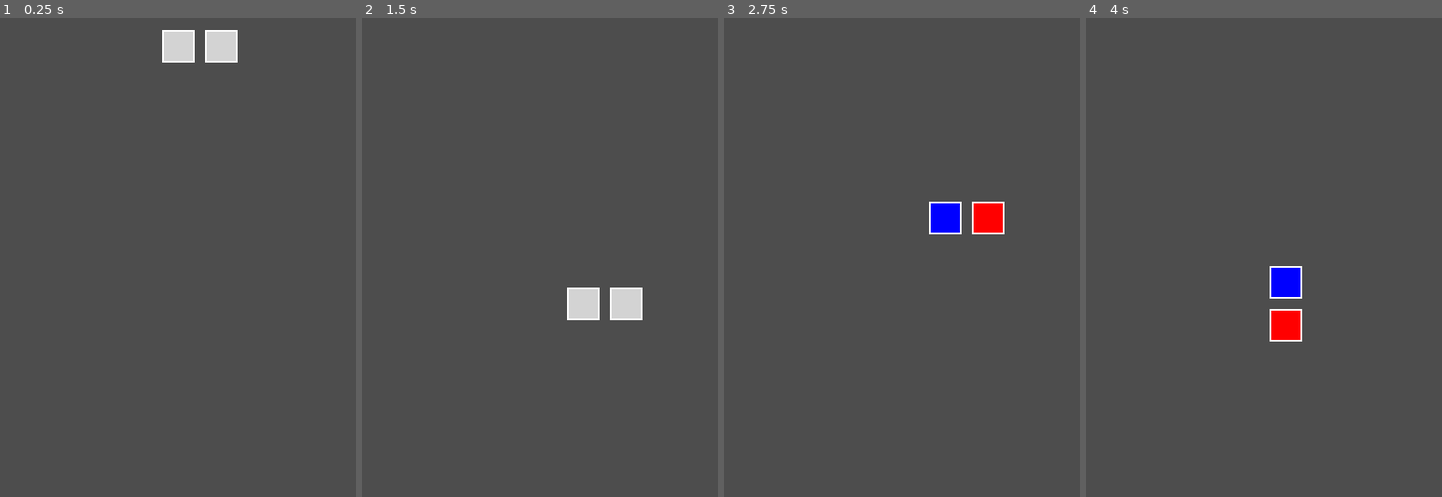
Above: before the commit, frames 1-4 (left to right).
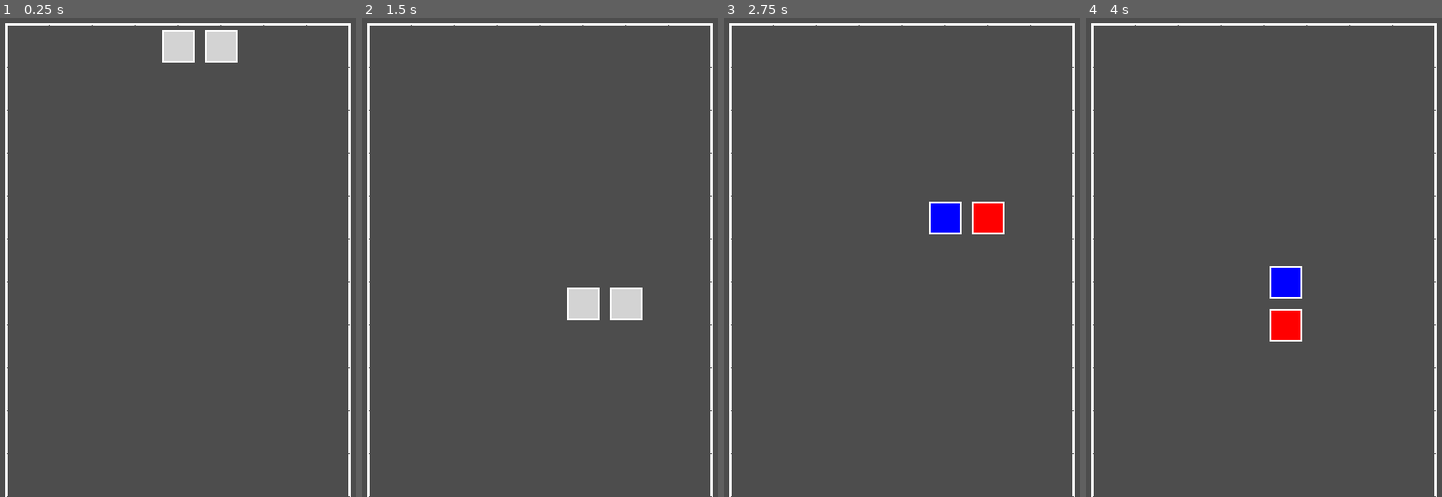
Above: after the commit, the same moments.

Repository: hmisee/runefall
Game: Godot game, scene res://scenes/main.tscn
Two runs of this game, one before a commit and one after it. Both use one fixed random seed, a clock stepped at 60 frames per second and the inputs below.
Inputs:
- Up to frame 1 (0.25 s): no input
- Up to frame 2 (1.5 s): tap Enter at 0.5 s; hold Right (ui_right) 0.53-1.28 s; hold Down (ui_down) from 1.28 s (still down)
- Up to frame 3 (2.75 s): release Down (ui_down) at 2.03 s; hold Right (ui_right) from 2.03 s (still down)
- Up to frame 4 (4 s): release Right (ui_right) at 2.78 s; hold Up (ui_up) 2.78-3.53 s; tap Space at 3.5 s; hold Left (ui_left) from 3.53 s (still down)

The runs differ from the first frame. In frame 1, 1.9% of the frame differs, in the area x 1-99%, y 1-100%; in frame 2, 1.9%; in frame 3, 1.9%; in frame 4, 1.9%.

Commit message:
Fix: Array bounds crash and add visual boundaries

Diff:
--- a/scripts/game_board.gd
+++ b/scripts/game_board.gd
@@ -14,8 +14,29 @@
 
 func _ready():
 	initialize_grid()
+	draw_boundaries()
 	spawn_elements()
 	spawn_new_pair()
+
+func draw_boundaries():
+	queue_redraw()
+
+func _draw():
+	# Draw grid boundaries
+	var border_color = Color.WHITE
+	var grid_rect = Rect2(0, 0, GRID_WIDTH * CELL_SIZE, GRID_HEIGHT * CELL_SIZE)
+	draw_rect(grid_rect, border_color, false, 3)
+
+	# Draw grid lines
+	for x in range(1, GRID_WIDTH):
+		var line_start = Vector2(x * CELL_SIZE, 0)
+		var line_end = Vector2(x * CELL_SIZE, GRID_HEIGHT * CELL_SIZE)
+		draw_line(line_start, line_end, Color(0.3, 0.3, 0.3), 1)
+
+	for y in range(1, GRID_HEIGHT):
+		var line_start = Vector2(0, y * CELL_SIZE)
+		var line_end = Vector2(GRID_WIDTH * CELL_SIZE, y * CELL_SIZE)
+		draw_line(line_start, line_end, Color(0.3, 0.3, 0.3), 1)
 
 func initialize_grid():
 	grid.resize(GRID_HEIGHT)
@@ -75,7 +96,12 @@
 
 func move_pair_horizontal(direction: int):
 	var new_x = current_pair.grid_x + direction
-	if new_x >= 0 and new_x < GRID_WIDTH:
+	# Check bounds considering horizontal orientation
+	var max_x = GRID_WIDTH - 1
+	if current_pair.is_horizontal:
+		max_x = GRID_WIDTH - 2  # Need space for second rune
+
+	if new_x >= 0 and new_x <= max_x:
 		if can_place_pair(new_x, current_pair.grid_y):
 			current_pair.grid_x = new_x
 			current_pair.position = grid_to_world(new_x, current_pair.grid_y)
@@ -94,7 +120,11 @@
 
 	var positions = get_pair_positions(x, y)
 	for pos in positions:
-		if pos.y >= GRID_HEIGHT or grid[pos.y][pos.x] != null:
+		# Check bounds
+		if pos.x < 0 or pos.x >= GRID_WIDTH or pos.y < 0 or pos.y >= GRID_HEIGHT:
+			return false
+		# Check collision
+		if grid[pos.y][pos.x] != null:
 			return false
 	return true
 
